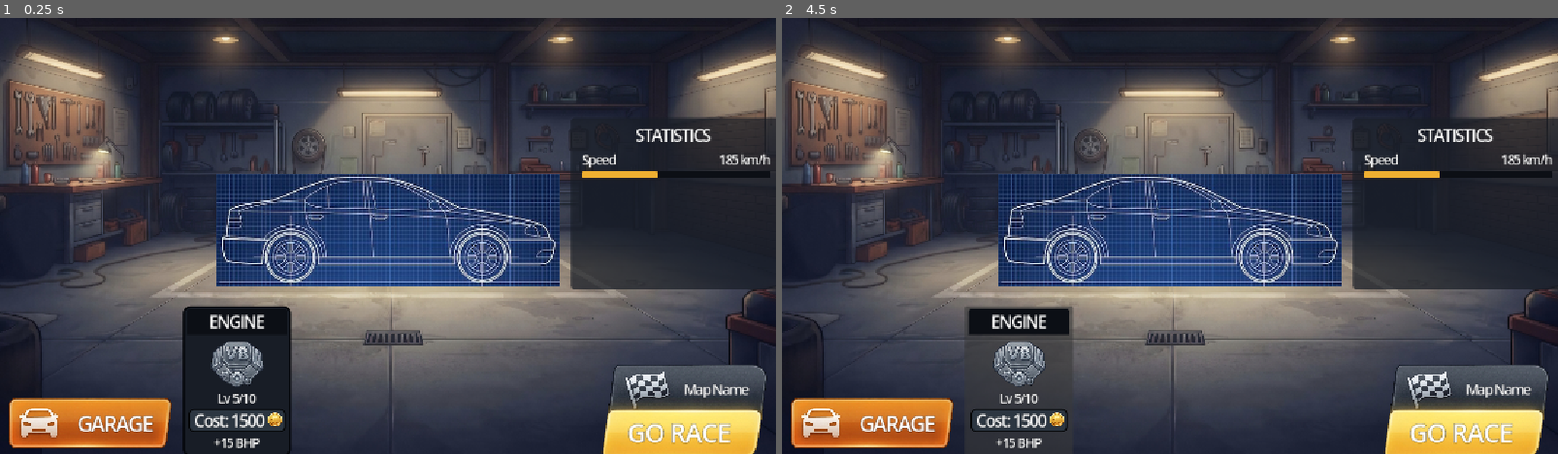
Above: before the commit, frames 1-2 (left to right).
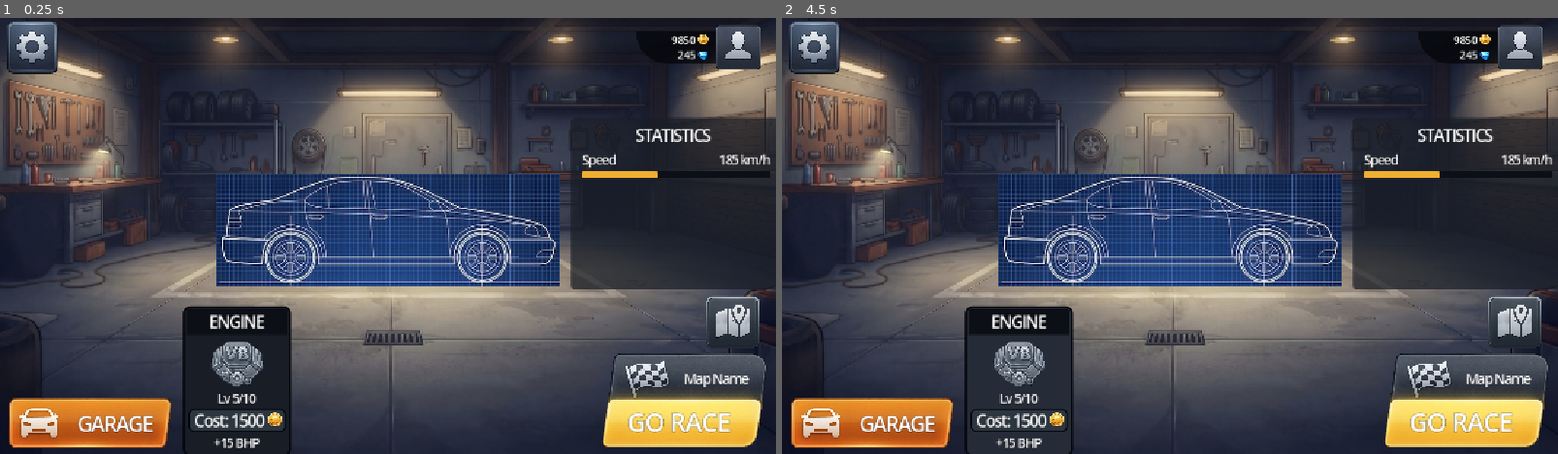
Above: after the commit, the same moments.

Repository: Davidopk25/CarRacing2D
Game: Godot game, scene res://scene/os_menu.tscn
Same seed, same stepped clock (60 frames per second), same inputs: the game is played once before the commit and once after it. This scene is started directly instead of the project's main scene.
Inputs (mouse positions are in pixels of both pictures, inside the frame that each line leads up to):
- Up to frame 1 (0.25 s): no input
- Up to frame 2 (4.5 s): click "GARAGE" at 0.5 s; click (813, 48) at 1.27 s; click (1511, 323) at 2.02 s; click (1519, 48) at 2.77 s; click "Map Name" at 3.5 s; click "Lv 5/10" at 4.25 s

The runs differ from the first frame. In frame 1, 5.2% of the frame differs, in the area x 0-99%, y 0-100%; in frame 2, 6.2%.

Commit message:
Almost finished os_menu

Diff:
--- a/scene/os_menu.tscn
+++ b/scene/os_menu.tscn
@@ -1,12 +1,15 @@
 [gd_scene format=3 uid="uid://c18uabto5lsqx"]
 
-[ext_resource type="Script" uid="uid://c7teeymljdyt1" path="res://scripts/os_menu.gd" id="1_gums7"]
 [ext_resource type="Texture2D" uid="uid://dhw85d4r57kt1" path="res://image/Os_Menu_image/BG_Os_Menu.jpg" id="1_xh87u"]
 [ext_resource type="Texture2D" uid="uid://bob0bomqcyqg7" path="res://image/Os_Menu_image/Start_Os_Menu.png" id="2_gums7"]
 [ext_resource type="Texture2D" uid="uid://xihgl3rww2ac" path="res://image/Coin.png" id="4_24ron"]
 [ext_resource type="Texture2D" uid="uid://cky4gq4bjia13" path="res://image/Os_Menu_image/Engine_Os_Menu.png" id="4_u5wa8"]
 [ext_resource type="Texture2D" uid="uid://bj2bqmmbftu5c" path="res://image/Os_Menu_image/car-blueprint.jpg" id="6_24ron"]
 [ext_resource type="Texture2D" uid="uid://dybosjkgqjtv0" path="res://image/Os_Menu_image/Garage_Os_Menu.png" id="7_jv5qs"]
+[ext_resource type="Texture2D" uid="uid://jd1dor0bj3p5" path="res://image/Os_Menu_image/Settings_Os_Menu.png" id="7_w68ru"]
+[ext_resource type="Texture2D" uid="uid://dob8jpoydf3e" path="res://image/Os_Menu_image/Map_Os_Menu.png" id="8_w68ru"]
+[ext_resource type="Texture2D" uid="uid://4y156c2vv24s" path="res://image/Profile.png" id="9_y26gl"]
+[ext_resource type="Texture2D" uid="uid://bscqcr0jmwpq6" path="res://image/Diamond.png" id="10_wwmx5"]
 
 [sub_resource type="StyleBoxEmpty" id="StyleBoxEmpty_gums7"]
 
@@ -23,6 +26,32 @@
 
 [sub_resource type="StyleBoxFlat" id="StyleBoxFlat_xadyu"]
 bg_color = Color(0.09411765, 0.11372549, 0.14901961, 1)
+border_width_left = 3
+border_width_top = 3
+border_width_right = 3
+border_width_bottom = 3
+border_color = Color(0.015686275, 0.023529412, 0.039215688, 1)
+corner_radius_top_left = 10
+corner_radius_top_right = 10
+corner_radius_bottom_right = 10
+corner_radius_bottom_left = 10
+shadow_color = Color(0, 0, 0, 1)
+
+[sub_resource type="StyleBoxFlat" id="StyleBoxFlat_jv5qs"]
+bg_color = Color(0.062032923, 0.07747678, 0.10527774, 1)
+border_width_left = 3
+border_width_top = 3
+border_width_right = 3
+border_width_bottom = 3
+border_color = Color(0.015686275, 0.023529412, 0.039215688, 1)
+corner_radius_top_left = 10
+corner_radius_top_right = 10
+corner_radius_bottom_right = 10
+corner_radius_bottom_left = 10
+shadow_color = Color(0, 0, 0, 1)
+
+[sub_resource type="StyleBoxFlat" id="StyleBoxFlat_w68ru"]
+bg_color = Color(0.14540365, 0.17153957, 0.21857637, 1)
 border_width_left = 3
 border_width_top = 3
 border_width_right = 3
@@ -161,8 +190,11 @@
 corner_radius_bottom_right = 2
 corner_radius_bottom_left = 2
 
+[sub_resource type="StyleBoxFlat" id="StyleBoxFlat_y26gl"]
+bg_color = Color(0.015142252, 0.020410594, 0.03228843, 0.7294118)
+corner_radius_bottom_left = 8888
+
 [node name="OS_Menu" type="Node2D" unique_id=356318374]
-script = ExtResource("1_gums7")
 
 [node name="Camera2D" type="Camera2D" parent="." unique_id=27162456]
 
@@ -180,9 +212,9 @@
 
 [node name="Race" type="Button" parent="." unique_id=1593707850]
 offset_left = 320.0
-offset_top = 192.0
+offset_top = 176.0
 offset_right = 560.0
-offset_bottom = 328.0
+offset_bottom = 312.0
 theme_override_styles/normal = SubResource("StyleBoxEmpty_gums7")
 theme_override_styles/pressed = SubResource("StyleBoxEmpty_g7lur")
 theme_override_styles/hover = SubResource("StyleBoxEmpty_u5wa8")
@@ -246,6 +278,8 @@
 offset_right = -144.0
 offset_bottom = 328.0
 theme_override_styles/normal = SubResource("StyleBoxFlat_xadyu")
+theme_override_styles/pressed = SubResource("StyleBoxFlat_jv5qs")
+theme_override_styles/hover = SubResource("StyleBoxFlat_w68ru")
 
 [node name="Engine_showlv" type="Label" parent="Engine" unique_id=1650434679]
 layout_mode = 1
@@ -450,7 +484,7 @@
 theme_override_styles/disabled = SubResource("StyleBoxEmpty_24ron")
 theme_override_styles/focus = SubResource("StyleBoxEmpty_jv5qs")
 
-[node name="Play_img" type="TextureRect" parent="Garage" unique_id=385866693]
+[node name="Garage_img" type="TextureRect" parent="Garage" unique_id=385866693]
 layout_mode = 1
 anchors_preset = -1
 anchor_left = 0.467
@@ -465,7 +499,7 @@
 mouse_filter = 2
 texture = ExtResource("7_jv5qs")
 
-[node name="Play2" type="Label" parent="Garage" unique_id=742695594]
+[node name="Garage" type="Label" parent="Garage" unique_id=742695594]
 layout_mode = 1
 anchors_preset = -1
 anchor_left = 0.65000004
@@ -483,4 +517,141 @@
 horizontal_alignment = 1
 vertical_alignment = 1
 
+[node name="Settings" type="Button" parent="." unique_id=1650806699]
+offset_left = -568.0
+offset_top = -320.0
+offset_right = -488.0
+offset_bottom = -240.0
+theme_override_styles/normal = SubResource("StyleBoxEmpty_gums7")
+theme_override_styles/pressed = SubResource("StyleBoxEmpty_g7lur")
+theme_override_styles/hover = SubResource("StyleBoxEmpty_u5wa8")
+theme_override_styles/disabled = SubResource("StyleBoxEmpty_24ron")
+theme_override_styles/focus = SubResource("StyleBoxEmpty_jv5qs")
+icon_alignment = 1
+expand_icon = true
+
+[node name="Settings_img" type="TextureRect" parent="Settings" unique_id=572782162]
+layout_mode = 1
+anchors_preset = -1
+anchor_left = 0.467
+anchor_top = 0.504
+anchor_right = 0.467
+anchor_bottom = 0.504
+offset_left = -77.35998
+offset_top = -80.319984
+offset_right = 722.64
+offset_bottom = 719.6799
+scale = Vector2(0.2, 0.2)
+mouse_filter = 2
+texture = ExtResource("7_w68ru")
+expand_mode = 1
+
+[node name="Map" type="Button" parent="." unique_id=1806709157]
+offset_left = 472.0
+offset_top = 88.0
+offset_right = 552.0
+offset_bottom = 168.0
+theme_override_styles/normal = SubResource("StyleBoxEmpty_gums7")
+theme_override_styles/pressed = SubResource("StyleBoxEmpty_g7lur")
+theme_override_styles/hover = SubResource("StyleBoxEmpty_u5wa8")
+theme_override_styles/disabled = SubResource("StyleBoxEmpty_24ron")
+theme_override_styles/focus = SubResource("StyleBoxEmpty_jv5qs")
+icon_alignment = 1
+expand_icon = true
+
+[node name="Map_img" type="TextureRect" parent="Map" unique_id=696990405]
+layout_mode = 1
+anchors_preset = -1
+anchor_left = 0.467
+anchor_top = 0.504
+anchor_right = 0.467
+anchor_bottom = 0.504
+offset_left = -69.36003
+offset_top = -72.32
+offset_right = 650.64
+offset_bottom = 647.6799
+scale = Vector2(0.2, 0.2)
+mouse_filter = 2
+texture = ExtResource("8_w68ru")
+expand_mode = 1
+
+[node name="Panel" type="Panel" parent="." unique_id=405989889]
+offset_left = 368.0
+offset_top = -304.0
+offset_right = 536.0
+offset_bottom = -256.0
+theme_override_styles/panel = SubResource("StyleBoxFlat_y26gl")
+
+[node name="Coin" type="Sprite2D" parent="Panel" unique_id=737036406]
+position = Vector2(100, 12)
+scale = Vector2(0.0234375, 0.0234375)
+texture = ExtResource("4_24ron")
+
+[node name="Engine_showup2" type="Label" parent="Panel" unique_id=2007056889]
+layout_mode = 1
+anchors_preset = -1
+anchor_left = 0.71400005
+anchor_top = 0.5
+anchor_right = 0.71400005
+anchor_bottom = 0.5
+offset_left = -95.95201
+offset_right = -31.952011
+offset_bottom = 22.0
+theme_override_constants/outline_size = 2
+theme_override_font_sizes/font_size = 15
+text = "245"
+horizontal_alignment = 2
+vertical_alignment = 1
+
+[node name="Engine_showup" type="Label" parent="Panel" unique_id=794374137]
+layout_mode = 1
+anchors_preset = -1
+anchor_left = 0.71400005
+anchor_top = 0.45800003
+anchor_right = 0.71400005
+anchor_bottom = 0.45800003
+offset_left = -95.952
+offset_top = -19.984009
+offset_right = -31.952003
+offset_bottom = 2.0159912
+theme_override_constants/outline_size = 2
+theme_override_font_sizes/font_size = 15
+text = "9850"
+horizontal_alignment = 2
+vertical_alignment = 1
+
+[node name="Profile" type="Button" parent="." unique_id=897402263]
+offset_left = 480.0
+offset_top = -320.0
+offset_right = 560.0
+offset_bottom = -240.0
+theme_override_styles/normal = SubResource("StyleBoxEmpty_gums7")
+theme_override_styles/pressed = SubResource("StyleBoxEmpty_g7lur")
+theme_override_styles/hover = SubResource("StyleBoxEmpty_u5wa8")
+theme_override_styles/disabled = SubResource("StyleBoxEmpty_24ron")
+theme_override_styles/focus = SubResource("StyleBoxEmpty_jv5qs")
+icon_alignment = 1
+expand_icon = true
+
+[node name="Profile_img" type="TextureRect" parent="Profile" unique_id=1151805297]
+layout_mode = 1
+anchors_preset = -1
+anchor_left = 0.467
+anchor_top = 0.504
+anchor_right = 0.467
+anchor_bottom = 0.504
+offset_left = -45.35998
+offset_top = -106.98658
+offset_right = 434.63953
+offset_bottom = 959.6791
+scale = Vector2(0.2, 0.2)
+mouse_filter = 2
+texture = ExtResource("9_y26gl")
+expand_mode = 1
+
+[node name="Diamond" type="Sprite2D" parent="." unique_id=763395476]
+position = Vector2(468, -268)
+scale = Vector2(0.0234375, 0.0234375)
+texture = ExtResource("10_wwmx5")
+
 [connection signal="pressed" from="Race" to="." method="_on_play_pressed"]
